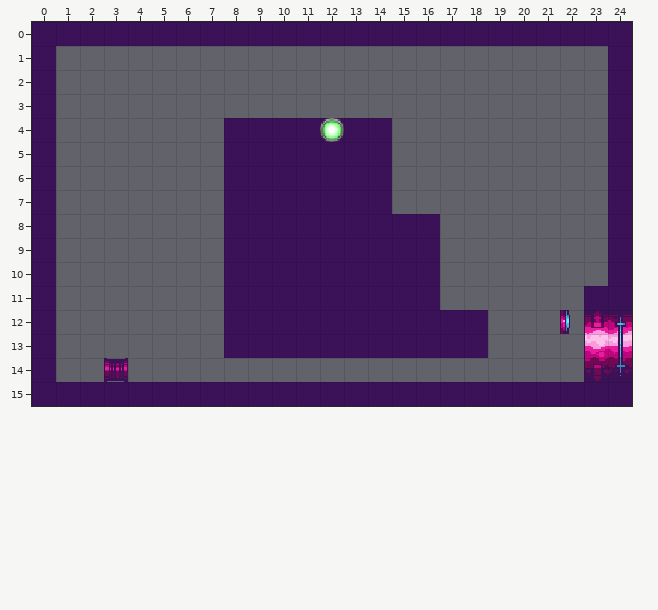
Tiled map (JSON): src/maps/map9.json. The picture above is the old version.
Cells are 16x16 px. Shown: x 0..24, y 0..15.
Once edited:
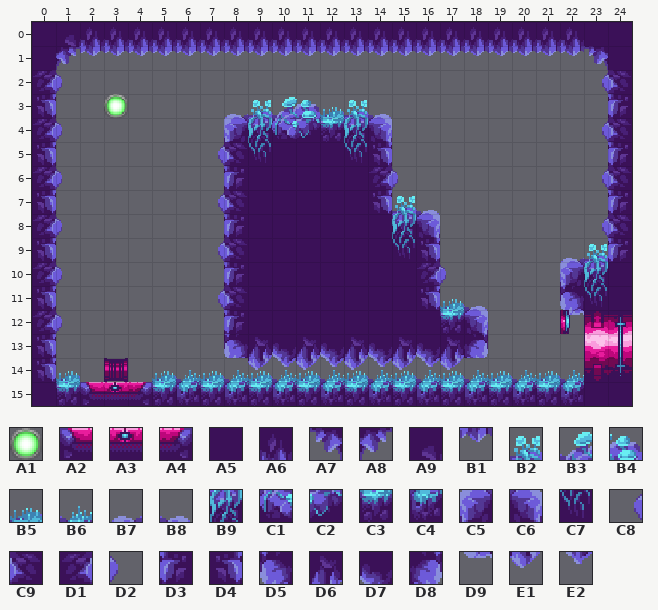
Key: from "tileground": A1 0, A2 66, A3 68, A4 70, A5 126, A6 202, A7 204, A8 206, A9 211, B1 266, B2 385, B3 387, B4 388, B5 390, B6 392, B7 397, B8 400, B9 449, C1 451, C2 452, C3 454, C4 456, C5 461, C6 464, C7 513, C8 524, C9 525, D1 528, D2 529, D3 589, D4 592, D5 653, D6 654, D7 655, D8 656, D9 717, E1 718, E2 719.
__ is an empty cell.
Objects are placed by their top-left corner, in cells (3,4 is the top-left corner of cell 3,4); size is 1x1 cell unless given.
Change:
Layer "collideGround":
Tile A5 gives way to tile A2 in row 15 at x 2.
Tile A5 gives way to tile A3 in row 15 at x 3.
Tile A5 gives way to tile A4 in row 15 at x 4.
Tile A5 gives way to tile A6 in row 0 at x 2 to 22.
The edit adds tile A7 in row 1 at x 23.
The edit adds tile A8 in row 1 at x 1.
Tile A5 gives way to tile A9 in row 0 at x 1.
The edit adds tile B1 in row 1 at x 2 to 22.
The edit adds tile B2 in row 3 at x 9 and 13; in row 7 at x 15; in row 9 at x 23.
The edit adds tile B3 in row 3 at x 10.
The edit adds tile B4 in row 3 at x 11.
The edit adds tile B5 in row 3 at x 12; in row 11 at x 17; in row 14 at x 1, 5, 7, 9, 11, 13, 15, 17, 19 and 21.
The edit adds tile B6 in row 14 at x 6, 8, 10, 12, 14, 16, 18, 20 and 22.
The edit adds tile B7 in row 3 at x 8; in row 9 at x 22.
The edit adds tile B8 in row 3 at x 14; in row 7 at x 16; in row 11 at x 18.
Tile A5 gives way to tile B9 in row 4 at x 9 and 13; in row 8 at x 15.
The edit adds tile B9 in row 10 at x 23.
Tile A5 gives way to tile C1 in row 4 at x 10.
Tile A5 gives way to tile C2 in row 4 at x 11.
Tile A5 gives way to tile C3 in row 4 at x 12; in row 12 at x 17; in row 15 at x 1, 5, 7, 9, 11, 13, 15, 17, 19 and 21.
Tile A5 gives way to tile C4 in row 15 at x 6, 8, 10, 12, 14, 16, 18, 20 and 22.
Tile A5 gives way to tile C5 in row 4 at x 8.
The edit adds tile C5 in row 10 at x 22.
Tile A5 gives way to tile C6 in row 4 at x 14; in row 8 at x 16; in row 12 at x 18.
Tile A5 gives way to tile C7 in row 5 at x 9 and 13; in row 9 at x 15; in row 11 at x 23.
The edit adds tile C8 in row 2 at x 23; in row 4 at x 23; in row 5 at x 7; in row 6 at x 23; in row 7 at x 7; in row 8 at x 23.
The edit adds tile C8 in row 9 at x 7; in row 11 at x 7.
Tile A5 gives way to tile C9 in row 2 at x 24; in row 4 at x 24; in row 5 at x 8; in row 6 at x 24; in row 7 at x 8; in row 8 at x 24.
Tile A5 gives way to tile C9 in row 9 at x 8; in row 11 at x 8.
Tile A5 gives way to tile D1 in row 2 at x 0; in row 4 at x 0; in row 6 at x 0 and 14; in row 8 at x 0; in row 10 at x 0 and 16; in row 12 at x 0.
The edit adds tile D2 in row 2 at x 1; in row 4 at x 1; in row 6 at x 1 and 15; in row 8 at x 1; in row 10 at x 1 and 17; in row 12 at x 1.
Tile A5 gives way to tile D3 in row 3 at x 24; in row 5 at x 24; in row 6 at x 8; in row 7 at x 24; in row 8 at x 8; in row 9 at x 24.
Tile A5 gives way to tile D3 in row 10 at x 8; in row 12 at x 8.
Tile A5 gives way to tile D4 in row 3 at x 0; in row 5 at x 0 and 14; in row 7 at x 0 and 14; in row 9 at x 0 and 16; in row 11 at x 0 and 16; in rows 13 to 14 at x 0.
Tile A5 gives way to tile D5 in row 13 at x 8.
The edit adds tile D5 in row 11 at x 22.
Tile A5 gives way to tile D6 in row 13 at x 9, 11, 13, 15 and 17.
Tile A5 gives way to tile D7 in row 13 at x 10, 12, 14 and 16.
Tile A5 gives way to tile D8 in row 13 at x 18.
The edit adds tile D9 in row 12 at x 22.
Layer "front":
The edit adds tile E1 in row 14 at x 9, 11, 13, 15 and 17.
The edit adds tile E2 in row 14 at x 10, 12, 14 and 16.
Layer "lights":
A new object: A1 "ambient1" at 3,3.
Object A1 "ambient" at 12,4 is removed.
Where, in picture pixels (left, top, right, bottom), the same in both pictures:
changed: (33, 27, 631, 406)
